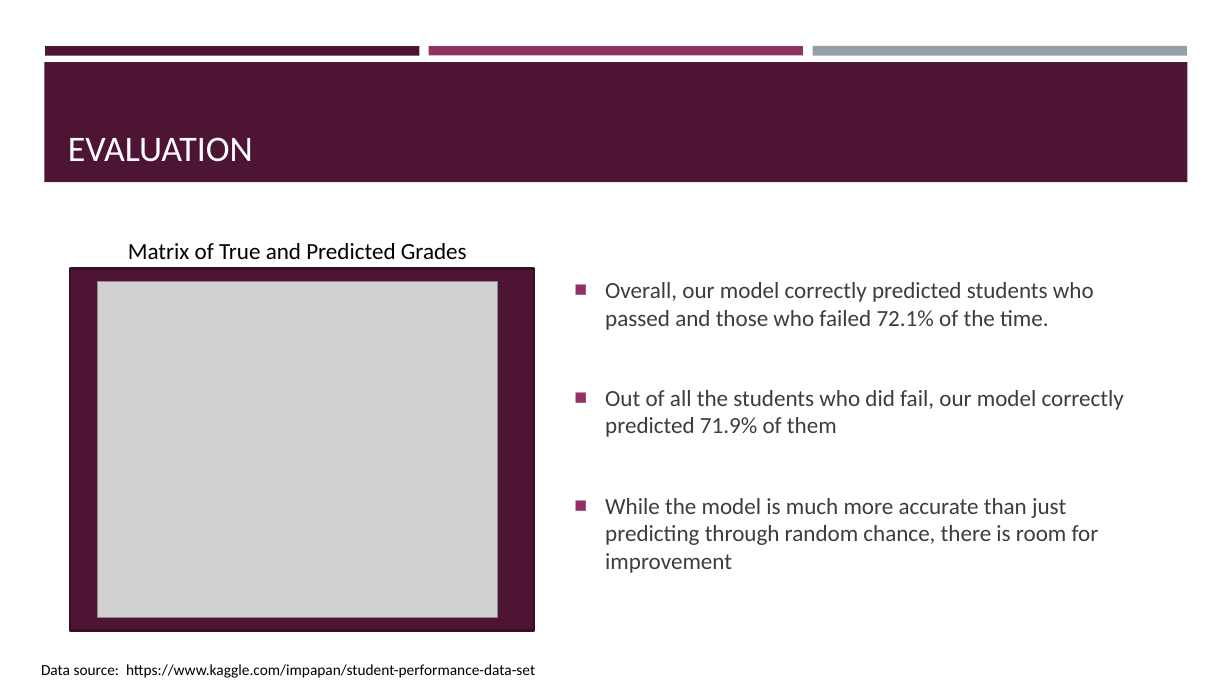
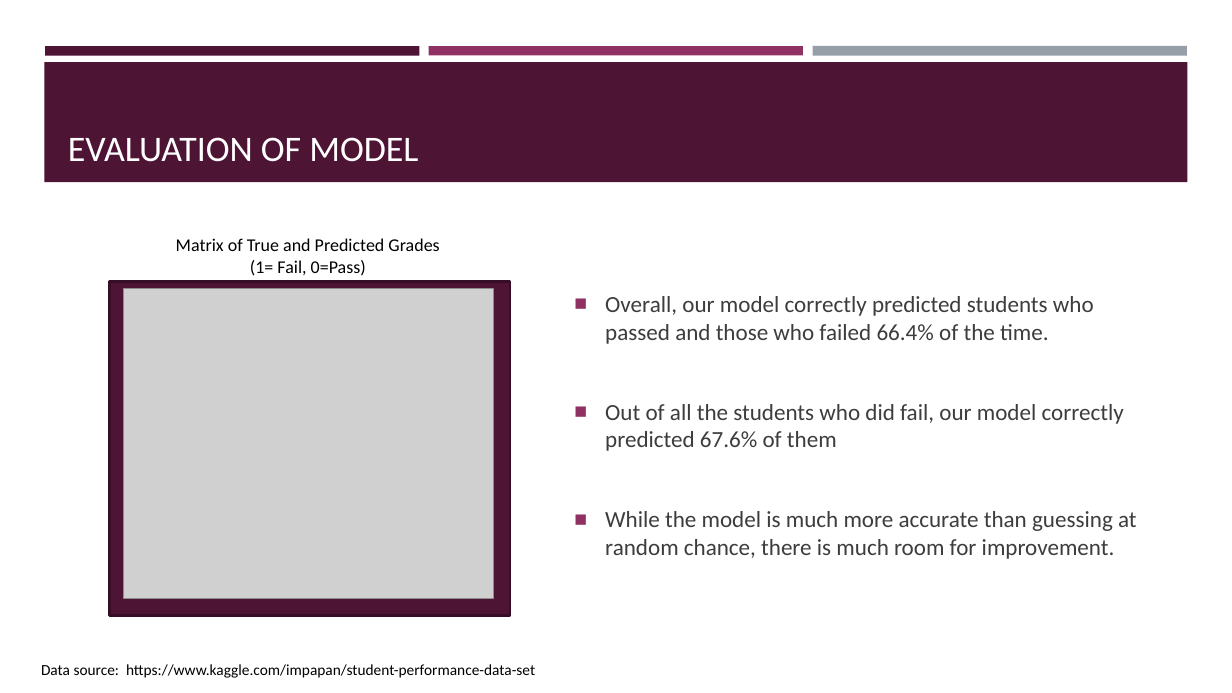
Before and after one commit to sabinabains/dsc-phase-3-project, a slide deck: slide 6 of dsc-phase-3-project-presentation 3.28.pptx. Drawn at 1232x693 pixels with LibreOffice and Linux fonts; fonts in the diff are those of the drawing; grey boxes stand for pictures. Boxes give left, top, right and bottom in pixels: in the first picture for what was removed or moved away, otherwise in the second. Text is boxed around its words. In the diff, an @@ line names an element or a change of style, - is before the commit and + after.

```diff
--- a/dsc-phase-3-project-presentation 3.28.pptx
+++ b/dsc-phase-3-project-presentation 3.28.pptx
@@ title at box(68, 137, 418, 162): text changed @@
-EVALUATION
+EVALUATION OF MODEL
@@ text "Matrix of True and Predicted ...": place and size @@
-text "Matrix of True and Predicted ..." at box(128, 243, 467, 259)
+text "Matrix of True and Predicted ..." at box(176, 238, 439, 276)
@@ text at box(176, 238, 439, 251): size 18 to 14 pt in "Matrix of True and Predicted Grades" @@
@@ text at box(250, 260, 366, 276): paragraph added @@
+(1= Fail, 0=Pass)
@@ rectangle: place and size @@
-rectangle at box(69, 269, 534, 631)
+rectangle at box(110, 282, 510, 616)
@@ picture: place and size @@
-picture at box(97, 281, 497, 617)
+picture at box(124, 288, 494, 599)
@@ text at box(605, 296, 1137, 559): text changed @@
-■ Overall, our model correctly predicted students who passed and those who failed 72.1% of the time.
-■ Out of all the students who did fail, our model correctly predicted 71.9% of them
-■ While the model is much more accurate than just predicting through random chance, there is room for improvement
+■ Overall, our model correctly predicted students who passed and those who failed 66.4% of the time.
+■ Out of all the students who did fail, our model correctly predicted 67.6% of them
+■ While the model is much more accurate than guessing at random chance, there is much room for improvement.
```
Also in this commit, not shown: 5 other slides changed, 3 slides added, 2 other files.
